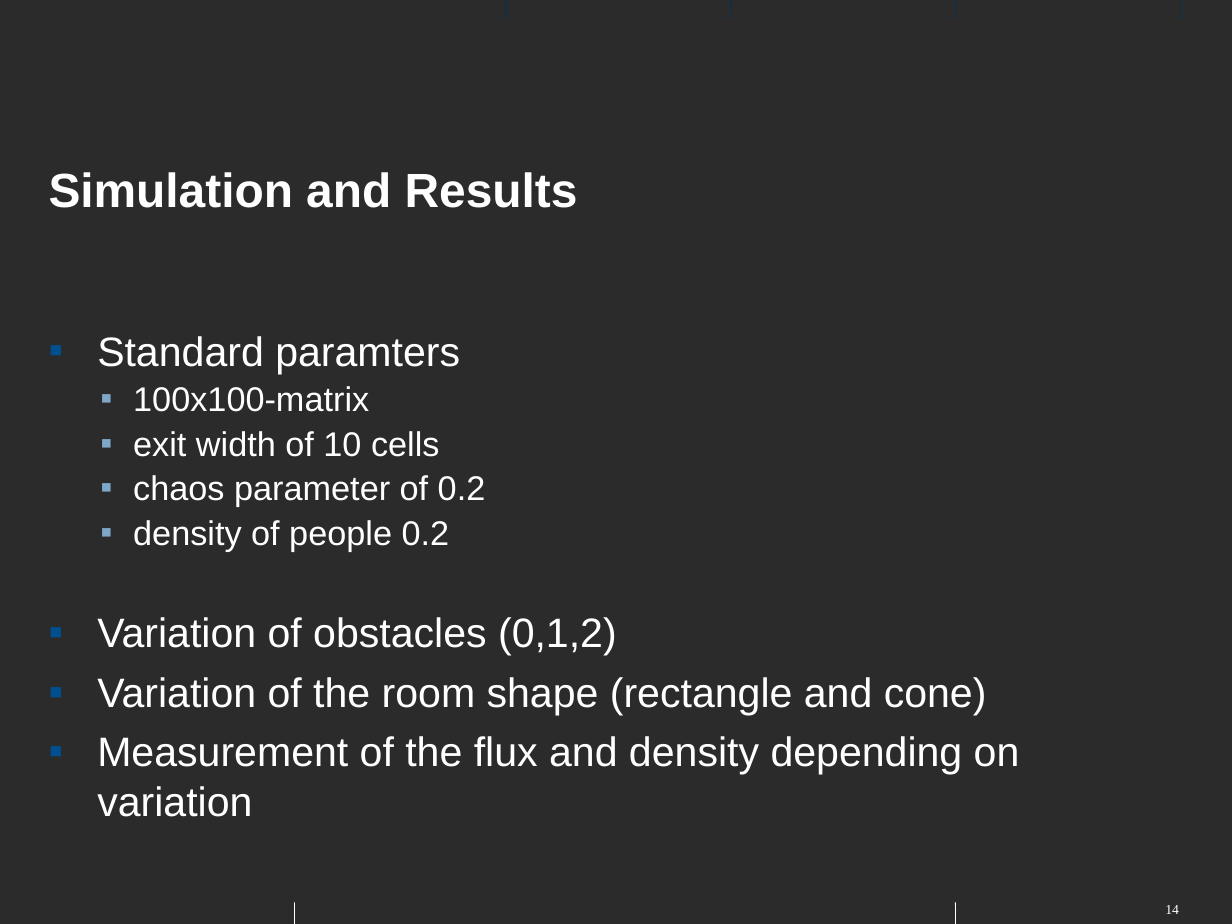
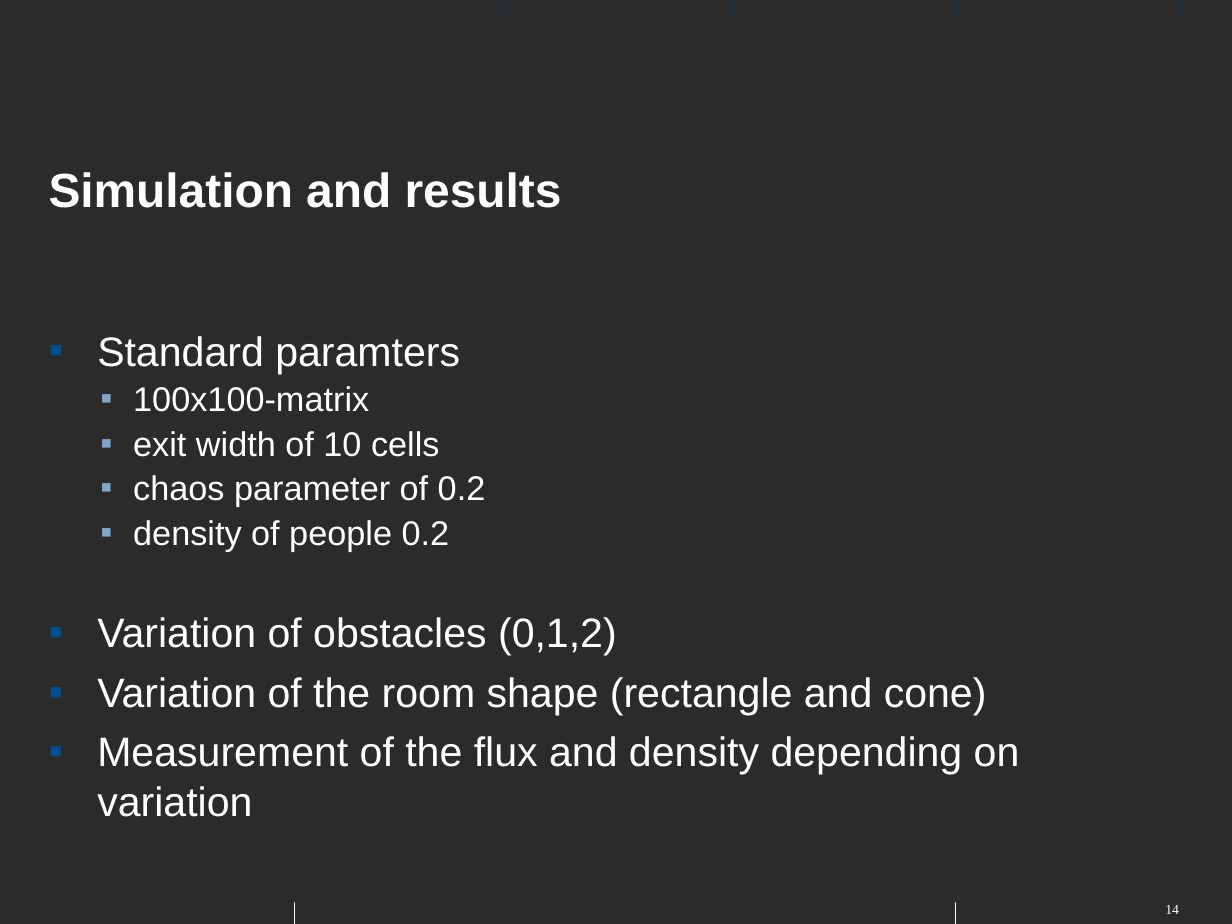
Before and after one commit to nfloery/crowd-flow-optimization, a slide deck: slide 14 of presentation/cfo.odp. Drawn at 1232x924 pixels with LibreOffice and Linux fonts; fonts in the diff are those of the drawing; background and template pictures are left out; a plain dark background stands for a picture behind light text. Boxes give left, top, right and bottom in pixels: in the first picture for what was removed or moved away, otherwise in the second. Text is boxed around its words. In the diff, an @@ line names an element or a change of style, - is before the commit and + after.

```diff
--- a/presentation/cfo.odp
+++ b/presentation/cfo.odp
@@ title at (49, 172, 562, 208): text changed @@
-Simulation and Results
+Simulation and results
```
Also in this commit, not shown: 7 other slides changed, 4 slides added.
